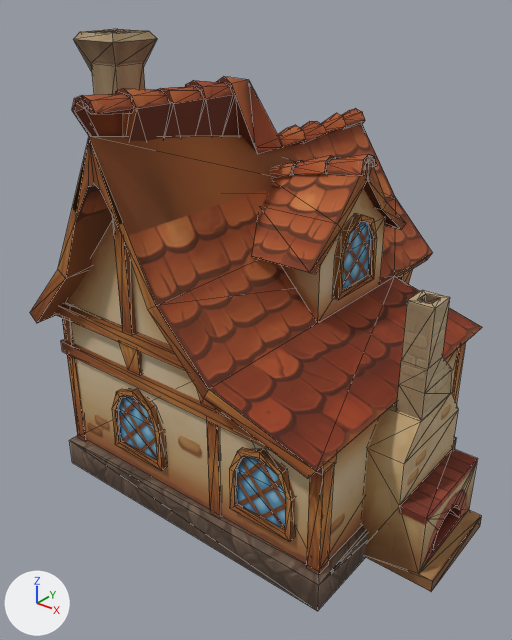
Renders of the FBX model Output/Assets/FBX/tsting.fbx from each side of a commit.
Rendered twice from a 50 mm camera at (0.0382, -0.0521, 0.0457) aimed at (0.0003, -0.0047, 0.0164). Arrows for +X, +Y and +Z are at lower left; the lights stay in place. Mesh edges are drawn as thin lines. Where no turn or scale is listed for an object, it has been applied to the vertices.

The first picture shows 'Baker_house', 'Chimney'.
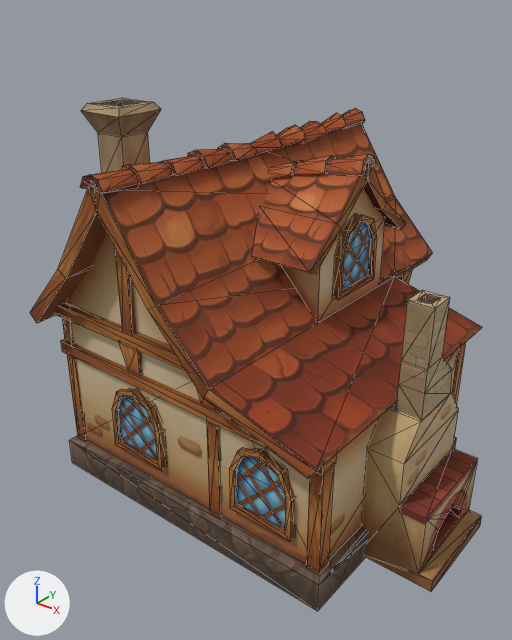
Patch to the scene script:
```diff
--- a/Output/Assets/FBX/tsting.fbx.py
+++ b/Output/Assets/FBX/tsting.fbx.py
@@ me_untitled_003 @@
 me_untitled_003.from_pydata(...)  # 666 vertices, 917 faces; spans x -0.0153..0.0168, y -0.0191..0.0206, z 0.0001..0.0416
 # used by ob_baker_house; location = (0.0, 0.0, 0.0)
+# me_untitled_003 part 1: all 56 vertices in x -0.0126..-0.0028, y -0.0191..-0.0003, z 0.0352..0.0416 are moved by (0.0, 0.0, -0.0057)
 me_untitled_003.materials.append(mat_baker_house_001)
```

Changed parts and their boxes [x1, y1, x2, y2] in the pictures (512 x 640 px; the box of a moved part takes in the faces that stretch with it):
'Baker_house', reshaped (12% shorter): before [30, 29, 482, 611]; after [30, 98, 482, 611]
part 1 of me_untitled_003, moved or reshaped: before [58, 29, 299, 310]; after [58, 98, 279, 310]
